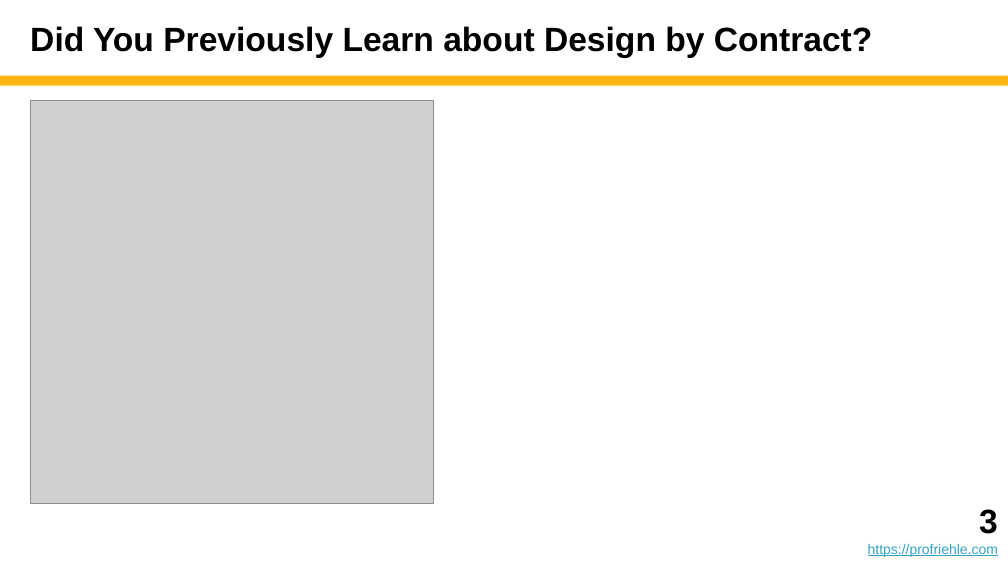
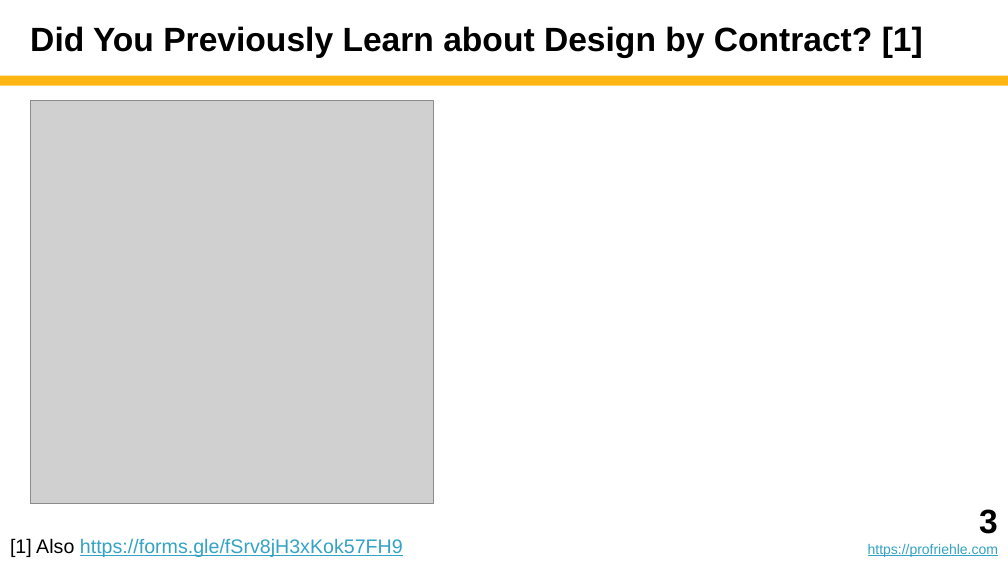
Before and after one commit to dirkriehle/adap-course, a slide deck: slide 3 of Lecture slides/ADAP B04 - Design by Contract.pptx. Drawn at 1008x567 pixels with LibreOffice and Linux fonts; fonts in the diff are those of the drawing; grey boxes stand for pictures. Boxes give left, top, right and bottom in pixels: in the first picture for what was removed or moved away, otherwise in the second. Text is boxed around its words. In the diff, an @@ line names an element or a change of style, - is before the commit and + after.

```diff
--- a/Lecture slides/ADAP B04 - Design by Contract.pptx
+++ b/Lecture slides/ADAP B04 - Design by Contract.pptx
@@ title at box(30, 26, 923, 58): text changed @@
-Did You Previously Learn about Design by Contract?
+Did You Previously Learn about Design by Contract? [1]
@@ text added at box(10, 538, 403, 557), 14 pt, text #34A3C5, underline @@
+[1] Also https://forms.gle/fSrv8jH3xKok57FH9
```
Also in this commit, not shown: 4 other slides changed, 9 other files.
